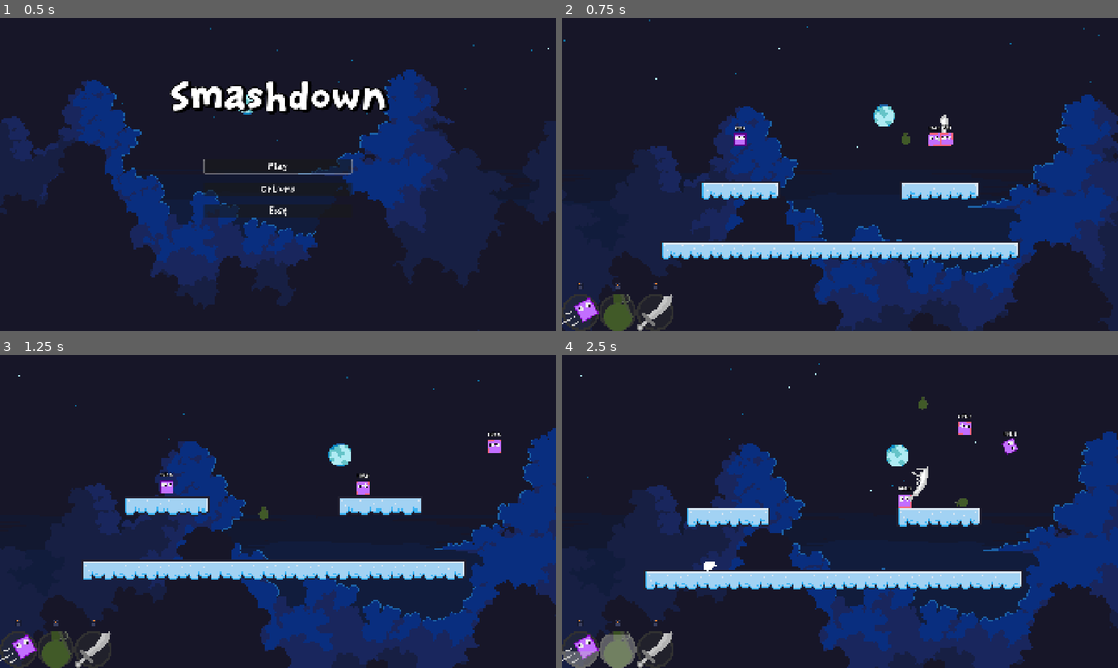
Above: before the commit, frames 1-4 (two rows, left to right).
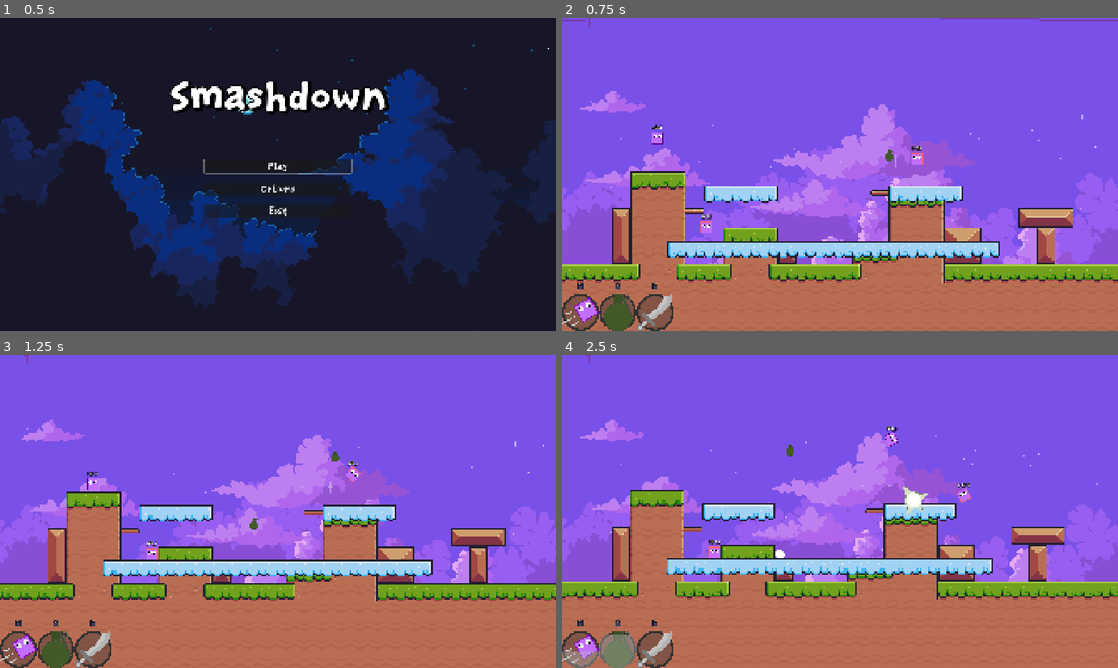
Above: after the commit, the same moments.

Repository: BoppleOpple/beat-the-clock
Game: Godot game, scene res://ui/main_menu/main_menu.tscn
The game is run twice, just before and just after one commit, with the same random seed, the same clock (stepped at 60 frames per second) and the same inputs.
Inputs (mouse positions are in pixels of both pictures, inside the frame that each line leads up to):
- Up to frame 1 (0.5 s): no input
- Up to frame 2 (0.75 s): click "Play" at 0.5 s
- Up to frame 3 (1.25 s): no input
- Up to frame 4 (2.5 s): move the mouse to (728, 486) at 1.27 s; hold D (gameplay_right) 1.28-2.03 s; click (728, 486) at 1.35 s; tap Space (gameplay_jump) at 1.52, 2.27 s; move the mouse to (873, 489) at 2.02 s; hold S (gameplay_down) from 2.03 s (still down); tap Middle mouse button (gameplay_ability_middle) at 2.1 s; click (873, 489) at 2.17 s

Frame 1 is identical in both runs. In frame 2, 95% of the frame differs, in the area x 0-100%, y 0-100%; in frame 3, 95%; in frame 4, 97%.

Commit message:
feat: implement stage randomization

Diff:
--- a/main.gd
+++ b/main.gd
@@ -2,6 +2,11 @@
 
 const GRENADE_SCENE = preload("res://actors/objects/grenade.tscn")
 const PLAYER_SCENE = preload("res://player/player.tscn")
+
+const STAGE_POOL: Array[PackedScene] = [
+	preload("res://stages/final_destination.tscn"),
+	preload("res://stages/outdoors.tscn")
+]
 
 const CAMERA_TRACKING_SCALE: float = 5.0
 const CAMERA_ZOOMING_SCALE: float = 10.0
@@ -28,6 +33,8 @@
 
 # Called when the node enters the scene tree for the first time.
 func _ready() -> void:
+	_randomize_stage()
+
 	var actors: Array[Node] = [$Player]
 	actors += get_tree().get_nodes_in_group("baddies").filter(_is_ActorBase)
 
@@ -84,6 +91,17 @@
 
 	return Rect2(min_corner, max_corner - min_corner)
 
+func _set_stage(stage: PackedScene) -> void:
+	var old_stage: StageBase = $Stage
+	var new_stage: StageBase = stage.instantiate()
+	new_stage.name = "Stage"
+	$Stage.replace_by(new_stage)
+	old_stage.queue_free()
+
+func _randomize_stage() -> void:
+	var selected_index: int = randi_range(0, STAGE_POOL.size() - 1)
+	_set_stage(STAGE_POOL[selected_index])
+
 func _move_actor_to_spawn_point(actor: ActorBase) -> void:
 	var selected_spawn_location: Vector2 = Vector2.ZERO
 
--- a/stages/stage_base.gd
+++ b/stages/stage_base.gd
@@ -1,3 +1,4 @@
+class_name StageBase
 extends Node2D
 
 
Renamed: outdoors.tscn -> stages/outdoors.tscn
